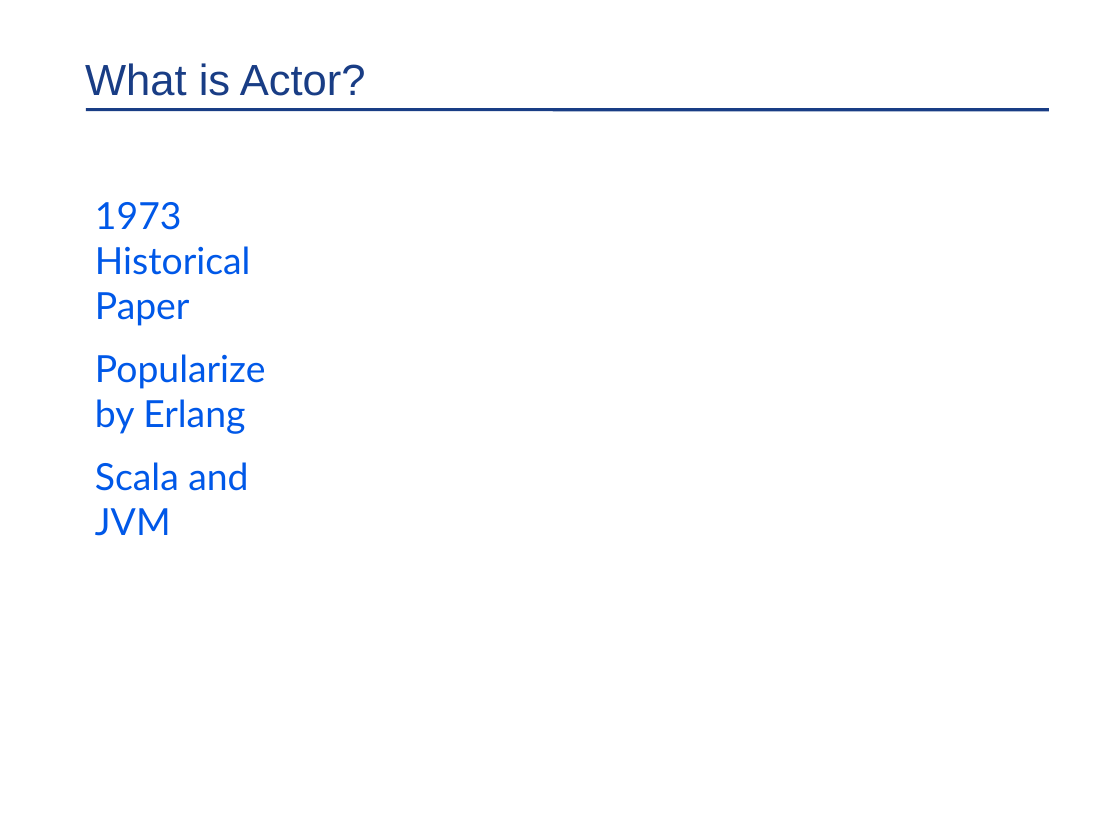
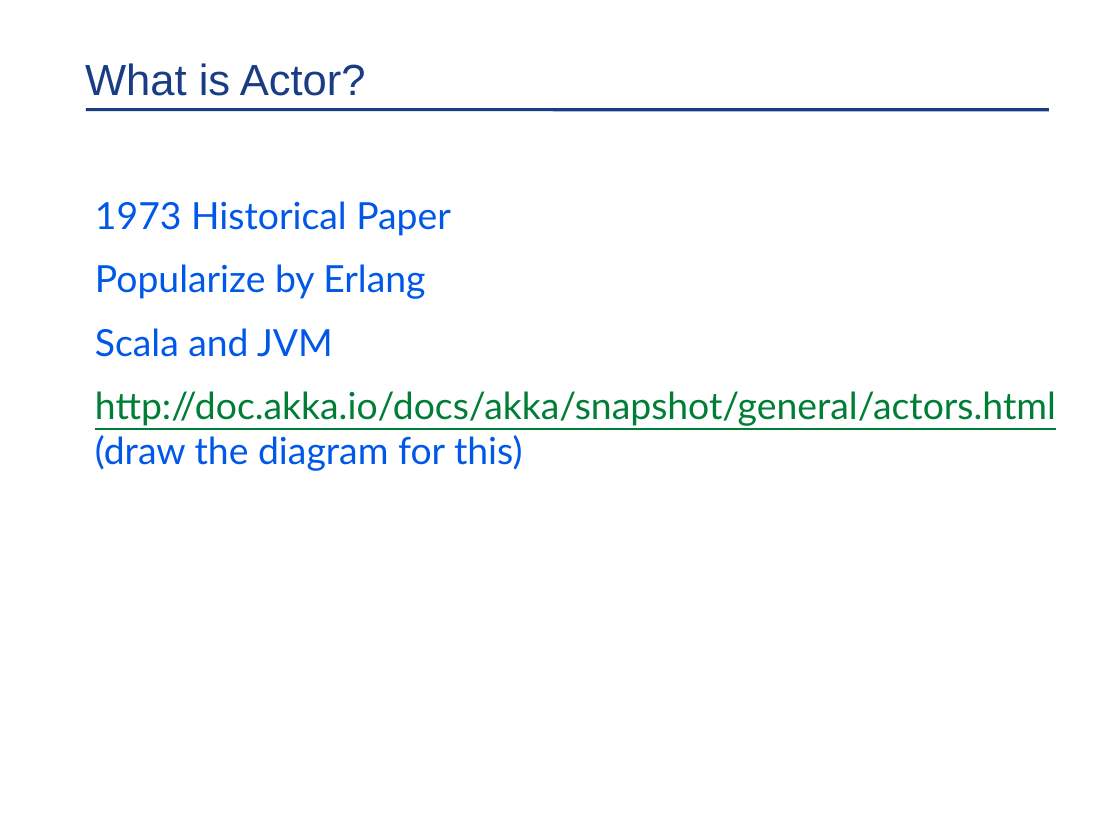
Before and after one commit to kangbiu/akka-tutorial-first-java, a slide deck: slide 4 of In Memory Data Grid Discussion.pptx. Drawn at 1120x840 pixels with LibreOffice and Linux fonts; fonts in the diff are those of the drawing; background and template pictures are left out. Boxes give left, top, right and bottom in pixels: in the first picture for what was removed or moved away, otherwise in the second. Text is boxed around its words. In the diff, an @@ line names an element or a change of style, - is before the commit and + after.

Commit message:
Update the slides

```diff
--- a/In Memory Data Grid Discussion.pptx
+++ b/In Memory Data Grid Discussion.pptx
@@ text at (x1=95, y1=391, x2=1056, y2=471): paragraph added @@
+http://doc.akka.io/docs/akka/snapshot/general/actors.html (draw the diagram for this)
```
Also in this commit, not shown: 1 other slide changed, 1 slide added, 2 other files.
